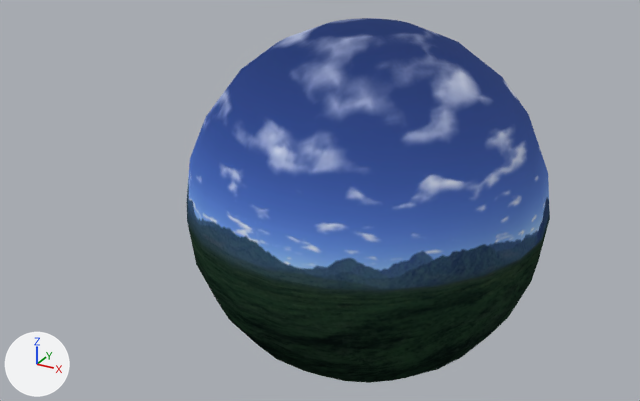
The Blender file Resources/Level/level.blend as it was, and as the next commit left it.
Rendered twice from a 50 mm camera at (655.0, -1368.0, 664.0) aimed at (-83.0, -26.0, -7.0). The lights are fixed; the arrows at lower left show +X, +Y and +Z.
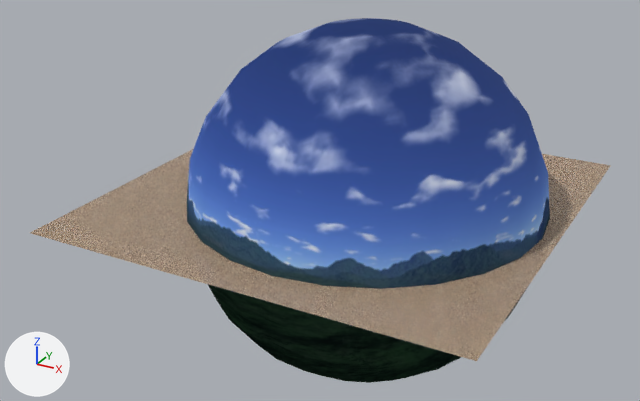
Diff of the bpy script that builds the scene:
```diff
--- a/Resources/Level/level.blend.py
+++ b/Resources/Level/level.blend.py
@@ img_ground_png @@
+img_ground_png = load_image('ground.png', '../ground/ground.png', 800, 800, 'sRGB')
@@ mat_material__44 @@
+mat_material__44 = principled_material('Material__44')
+mat_material__44.texture = img_ground_png
+mat_material__44.roughness = 0.0
+mat_material__44.specular_ior_level = 0.1
@@ me_plane001 @@
+me_plane001.from_pydata(...)  # 2601 vertices, 5000 faces; spans x -111.0..89.0, y -100.0..100.0, z 0.0
+me_plane001.materials.append(mat_material__44)  # picture img_ground_png
@@ ob_plane001 @@
+ob_plane001 = bpy.data.objects.new('Plane001', me_plane001)
+ob_plane001.location = (0.0, 0.0, 0.0)
+ob_plane001.scale = (4.03, 4.03, 4.03)
```

Location of each change, (x1, y1, x2, y2) in pixels of the pictures (640 x 401 px):
'Plane001', added (brown)
    after: (30, 149, 611, 361)
